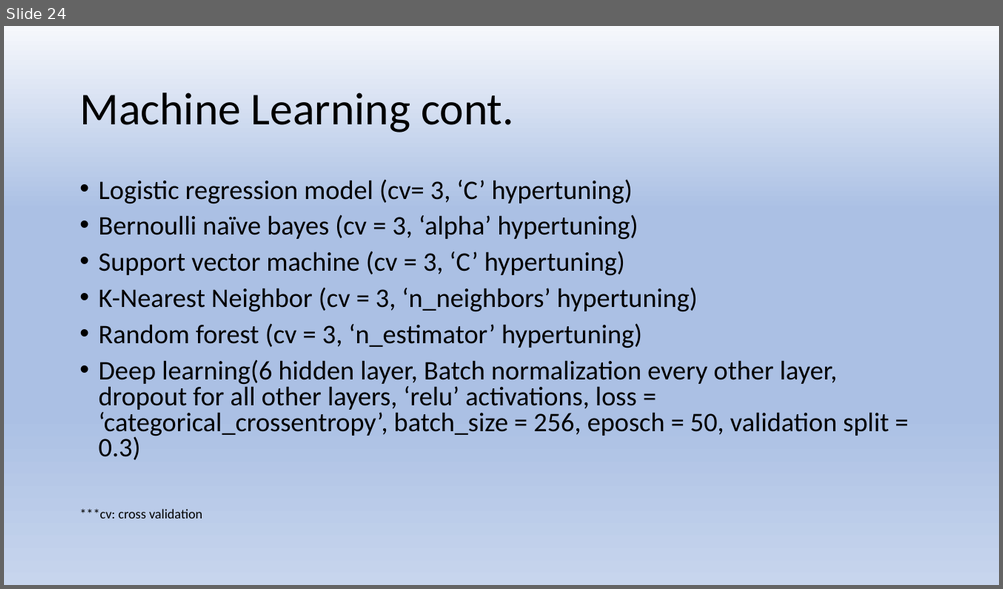
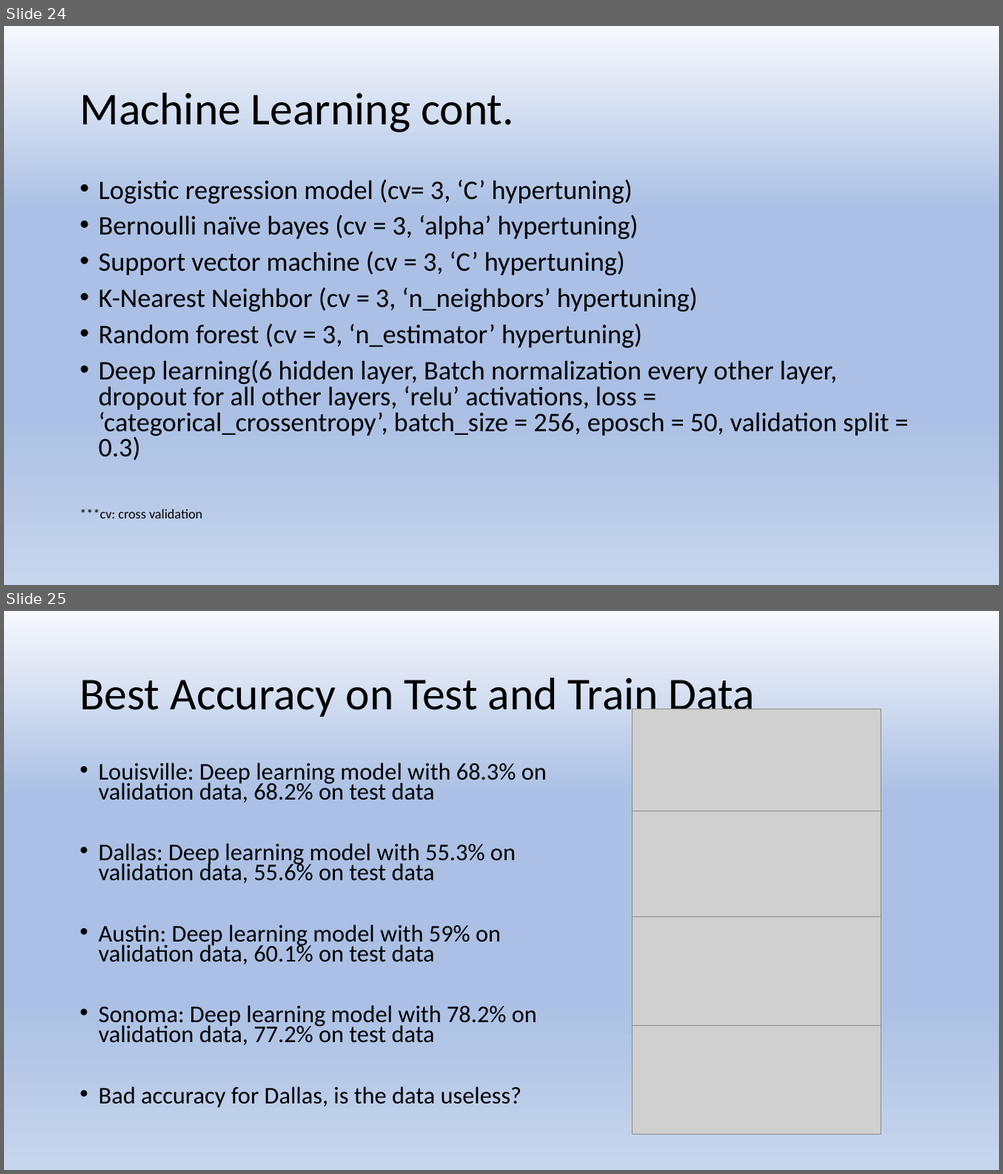
Before and after one commit to activerabbit/Springboard, a slide deck: Project/Presentation.pptx. Shown one above the other, each under a label of ours: slide 24 before the commit, slides 24 and 25 after it. The pictures are 1003x589 and 1003x1174 pixels, drawn with LibreOffice and Linux fonts; fonts in the diff are those of the drawing; grey boxes stand for pictures. Boxes give left, top, right and bottom in pixels: in the first picture for what was removed or moved away, otherwise in the second. Text is boxed around its words. In the diff, an @@ line names an element or a change of style, - is before the commit and + after.

```diff
--- a/Project/Presentation.pptx
+++ b/Project/Presentation.pptx
@@ slide 25 added at box(4, 611, 999, 1170), background gradient #F6F8FC to #ABC0E4 to #C7D5ED @@
@@ title added at box(79, 678, 754, 721), 44 pt, text #000000 @@
+Best Accuracy on Test and Train Data
@@ picture added at box(632, 709, 882, 811) @@
@@ text added at box(99, 763, 546, 1108), 23.1 pt, text #000000 @@
+• Louisville: Deep learning model with 68.3% on validation data, 68.2% on test data
+• Dallas: Deep learning model with 55.3% on validation data, 55.6% on test data
+• Austin: Deep learning model with 59% on validation data, 60.1% on test data
+• Sonoma: Deep learning model with 78.2% on validation data, 77.2% on test data
+• Bad accuracy for Dallas, is the data useless?
@@ picture added at box(632, 811, 882, 917) @@
@@ picture added at box(632, 917, 882, 1026) @@
@@ picture added at box(632, 1027, 882, 1135) @@
```
Also in this commit, not shown: 2 slides changed, 2 other slides added.
